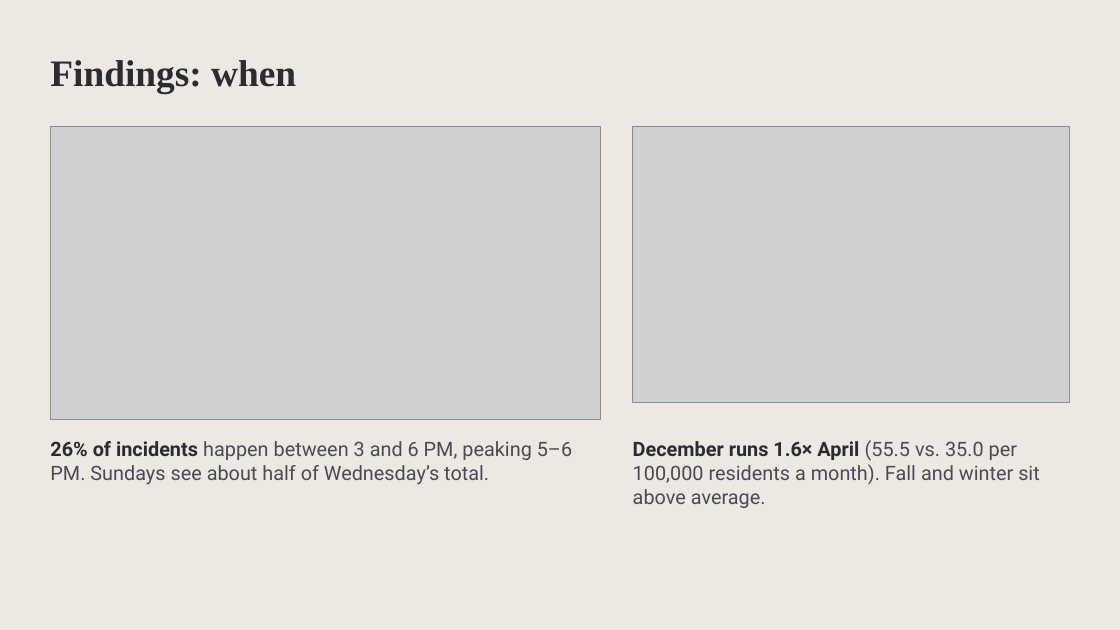
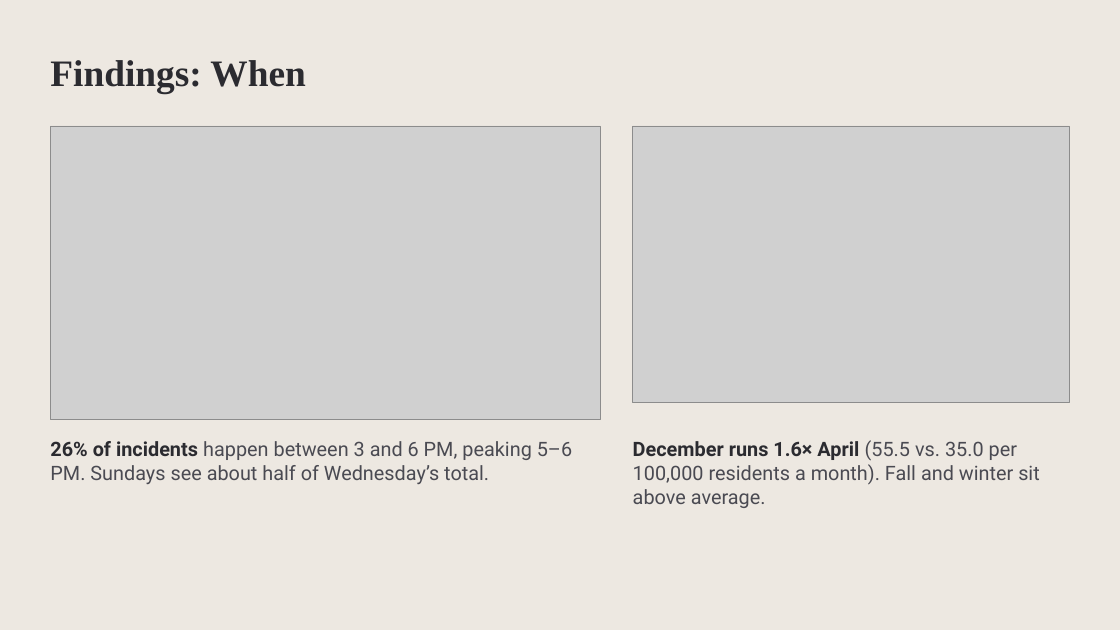
Before and after one commit to AdrianJulve/calgary-traffic-dashboard, a slide deck: slide 8 of Calgary Traffic Midpoint Presentation.pptx. Drawn at 1120x630 pixels with LibreOffice and Linux fonts; fonts in the diff are those of the drawing; grey boxes stand for pictures. Boxes give left, top, right and bottom in pixels: in the first picture for what was removed or moved away, otherwise in the second. Text is boxed around its words. In the diff, an @@ line names an element or a change of style, - is before the commit and + after.

Commit message:
added rest of group member names; added references; fixed title capitalization

```diff
--- a/Calgary Traffic Midpoint Presentation.pptx
+++ b/Calgary Traffic Midpoint Presentation.pptx
@@ title at bbox=[50, 60, 305, 93]: text changed @@
-Findings: when
+Findings: When
```
Also in this commit, not shown: 7 other slides changed, 1 slide added.
